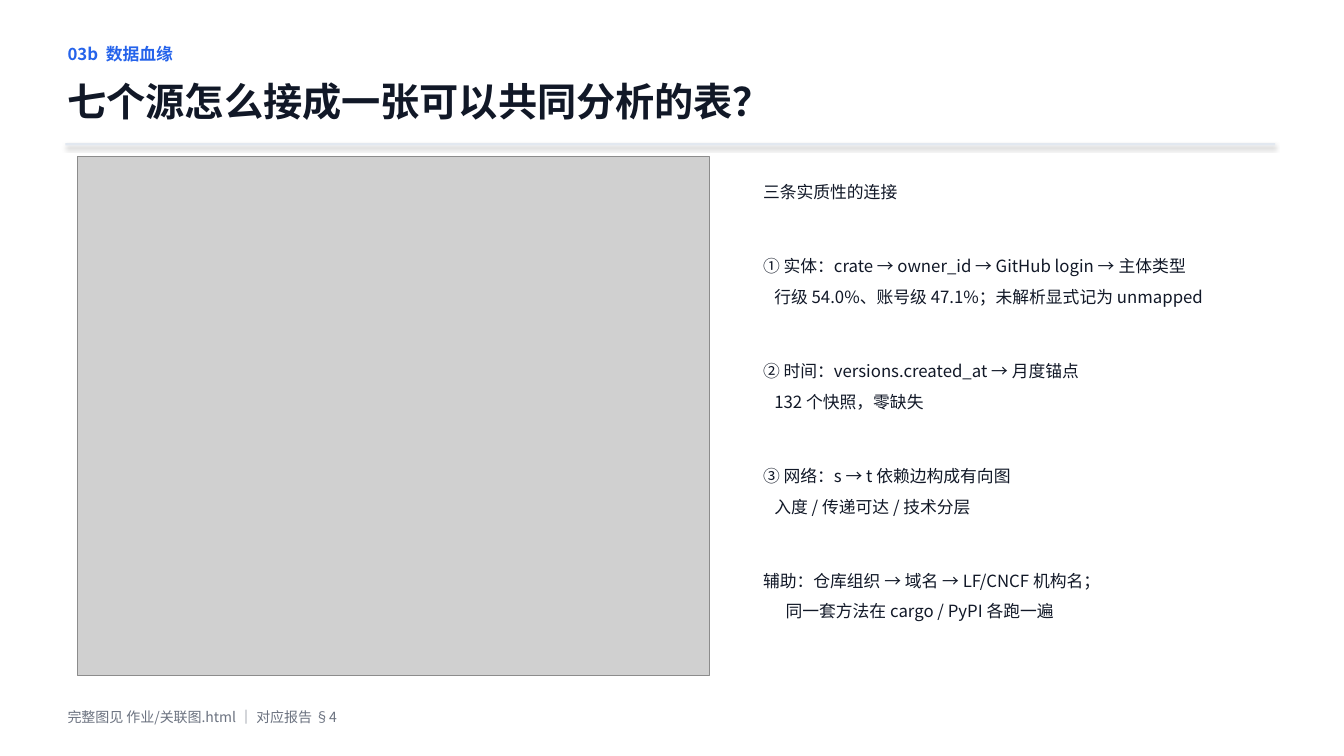
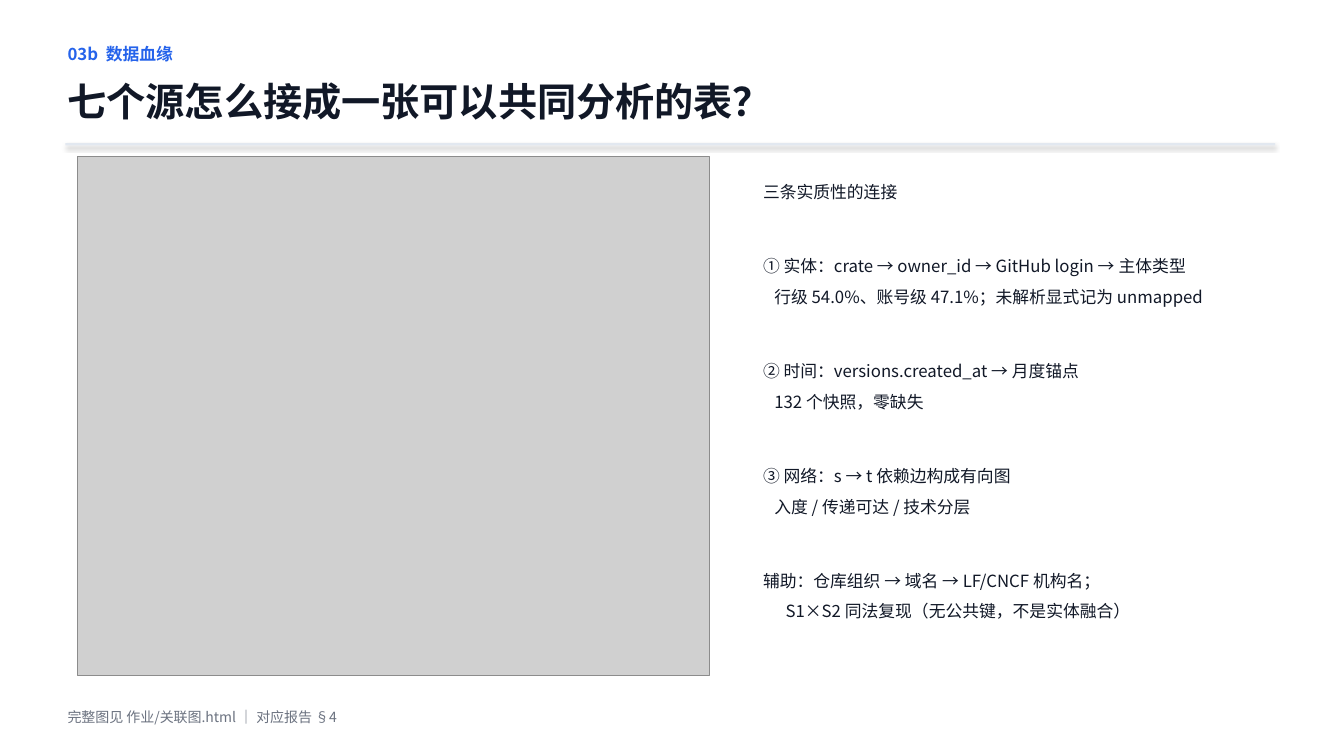
Before and after one commit to lzt-2077/opensource-infra-midterm, a slide deck: slide 5 of 中期展示.pptx. Drawn at 1344x756 pixels with LibreOffice and Linux fonts; fonts in the diff are those of the drawing; grey boxes stand for pictures. Boxes give left, top, right and bottom in pixels: in the first picture for what was removed or moved away, otherwise in the second. Text is boxed around its words. In the diff, an @@ line names an element or a change of style, - is before the commit and + after.

```diff
--- a/中期展示.pptx
+++ b/中期展示.pptx
@@ text at (786, 603, 1130, 619): text changed @@
-同一套方法在 cargo / PyPI 各跑一遍
+S1×S2 同法复现（无公共键，不是实体融合）
```
Also in this commit, not shown: 4 other slides changed, 1 slide added, 11 other files.
